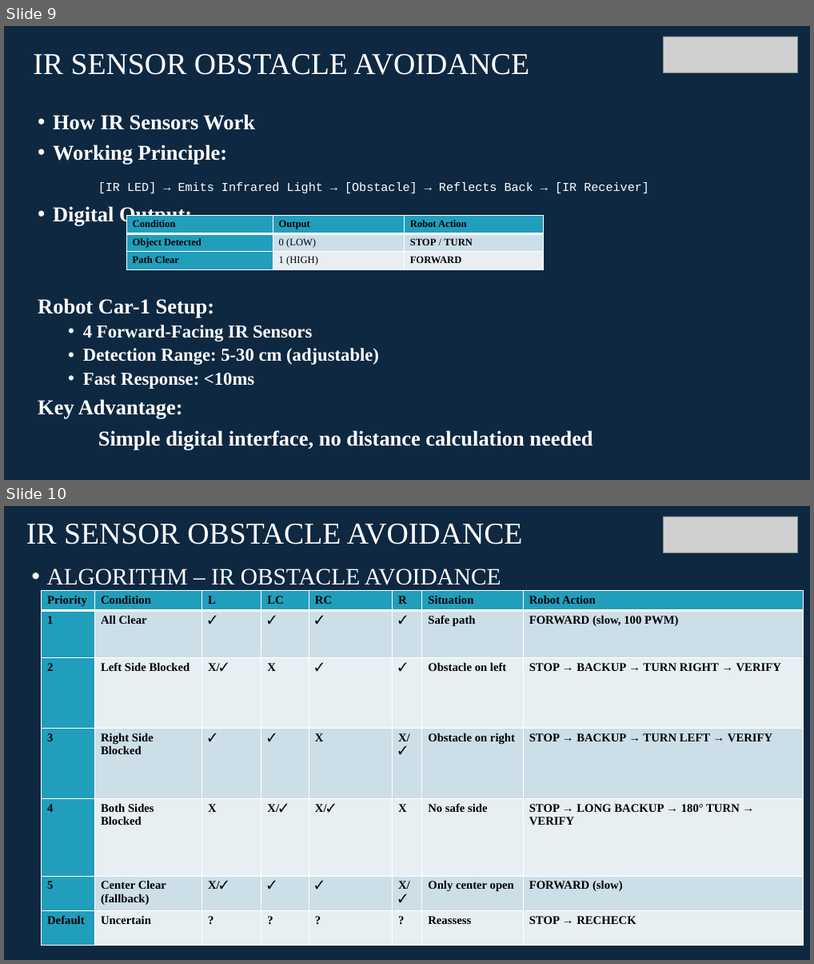
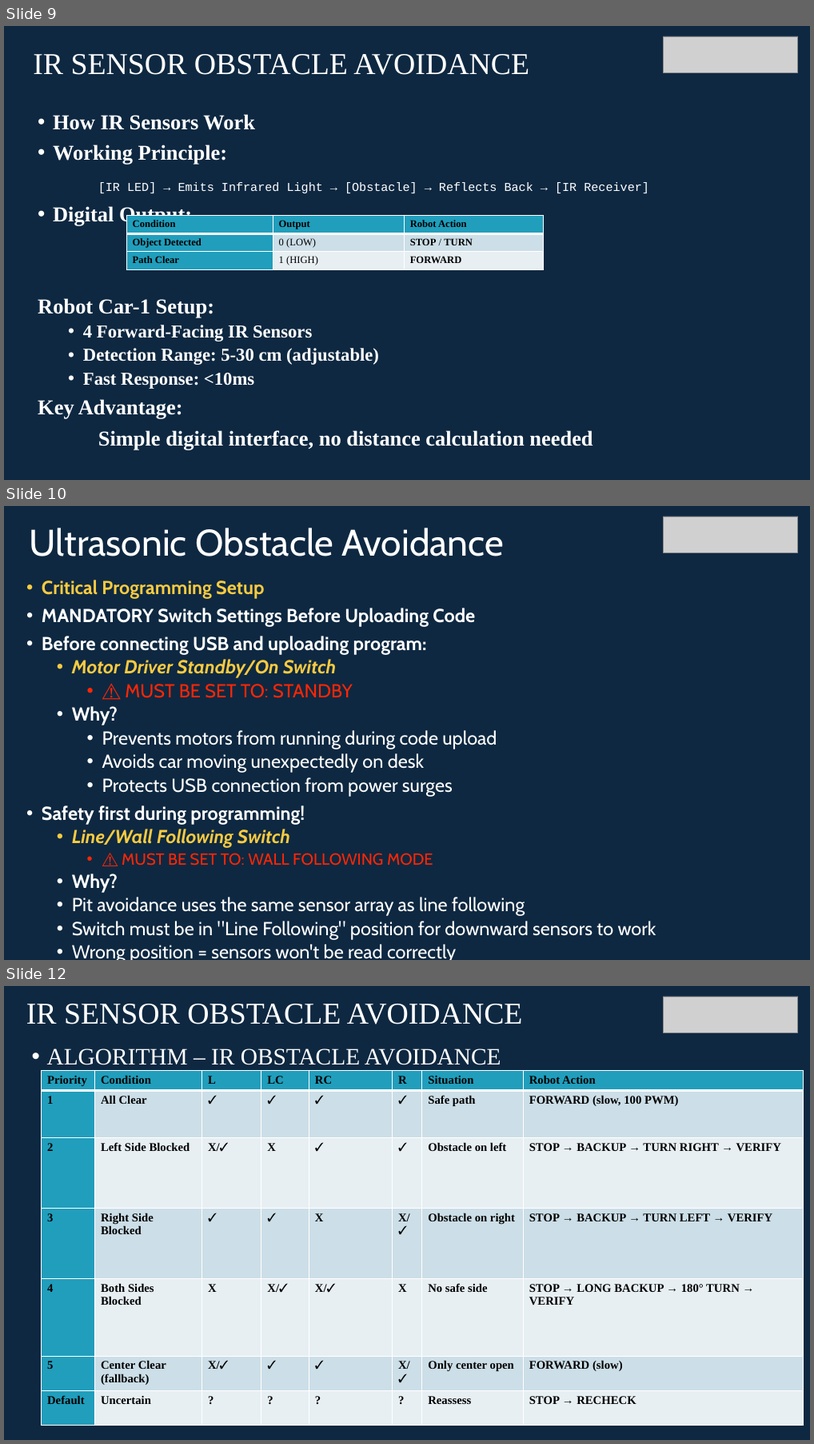
Before and after one commit to info-zas/zas-robotics-car-1-sensors, a slide deck: 01_FoundationProjects/05_Car_1_Infrared_ObstacleAvoidance/05_Car_1_Infrared_ObstacleAvoidance.pptx. Shown one above the other, each under a label of ours: slides 9 and 10 before the commit, slides 9, 10 and 12 after it; the slides between them are not shown. The pictures are 814x964 and 814x1444 pixels, drawn with LibreOffice and Linux fonts; fonts in the diff are those of the drawing; grey boxes stand for pictures. Boxes give left, top, right and bottom in pixels: in the first picture for what was removed or moved away, otherwise in the second. Text is boxed around its words. In the diff, an @@ line names an element or a change of style, - is before the commit and + after.

```diff
--- a/01_FoundationProjects/05_Car_1_Infrared_ObstacleAvoidance/05_Car_1_Infrared_ObstacleAvoidance.pptx
+++ b/01_FoundationProjects/05_Car_1_Infrared_ObstacleAvoidance/05_Car_1_Infrared_ObstacleAvoidance.pptx
@@ slide 10 added at <box>4,506,810,960</box>, background #0E2841 @@
@@ title added at <box>30,528,504,556</box>, 44 pt, text #FFFFFF @@
+Ultrasonic Obstacle Avoidance
@@ picture added at <box>663,516,798,552</box> @@
@@ text added at <box>42,580,657,960</box>, 22.4 pt, text #FFFFFF @@
+• Critical Programming Setup
+• MANDATORY Switch Settings Before Uploading Code
+• Before connecting USB and uploading program:
+  • Motor Driver Standby/On Switch
+    • ⚠️ MUST BE SET TO: STANDBY
+  • Why?
+    • Prevents motors from running during code upload
+    • Avoids car moving unexpectedly on desk
+    • Protects USB connection from power surges
+• Safety first during programming!
+  • Line/Wall Following Switch
+    • ⚠️ MUST BE SET TO: WALL FOLLOWING MODE
+  • Why?
+  • Pit avoidance uses the same sensor array as line following
+  • Switch must be in "Line Following" position for downward sensors to work
+  • Wrong position = sensors won't be read correctly
@@ what was slide 10 is now slide 12 @@
```
Also in this commit, not shown: 1 other slide added, 2 other files.
